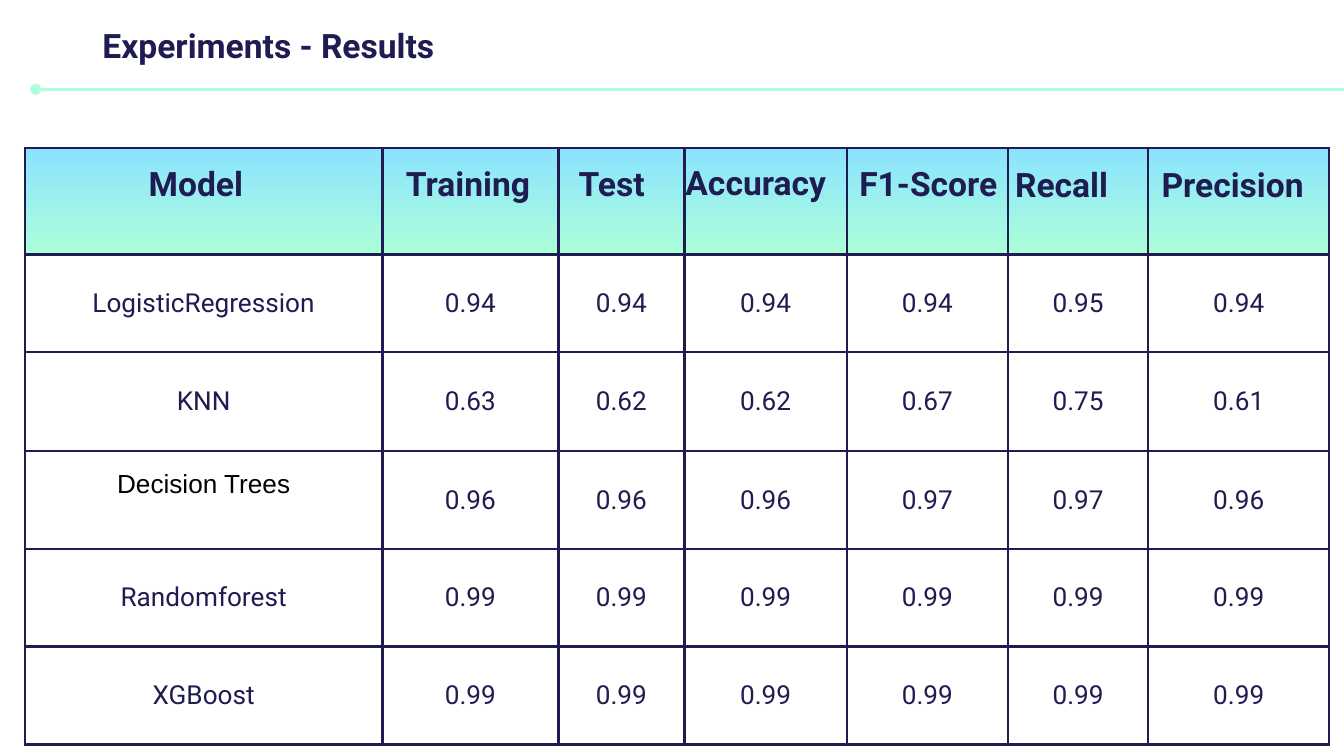
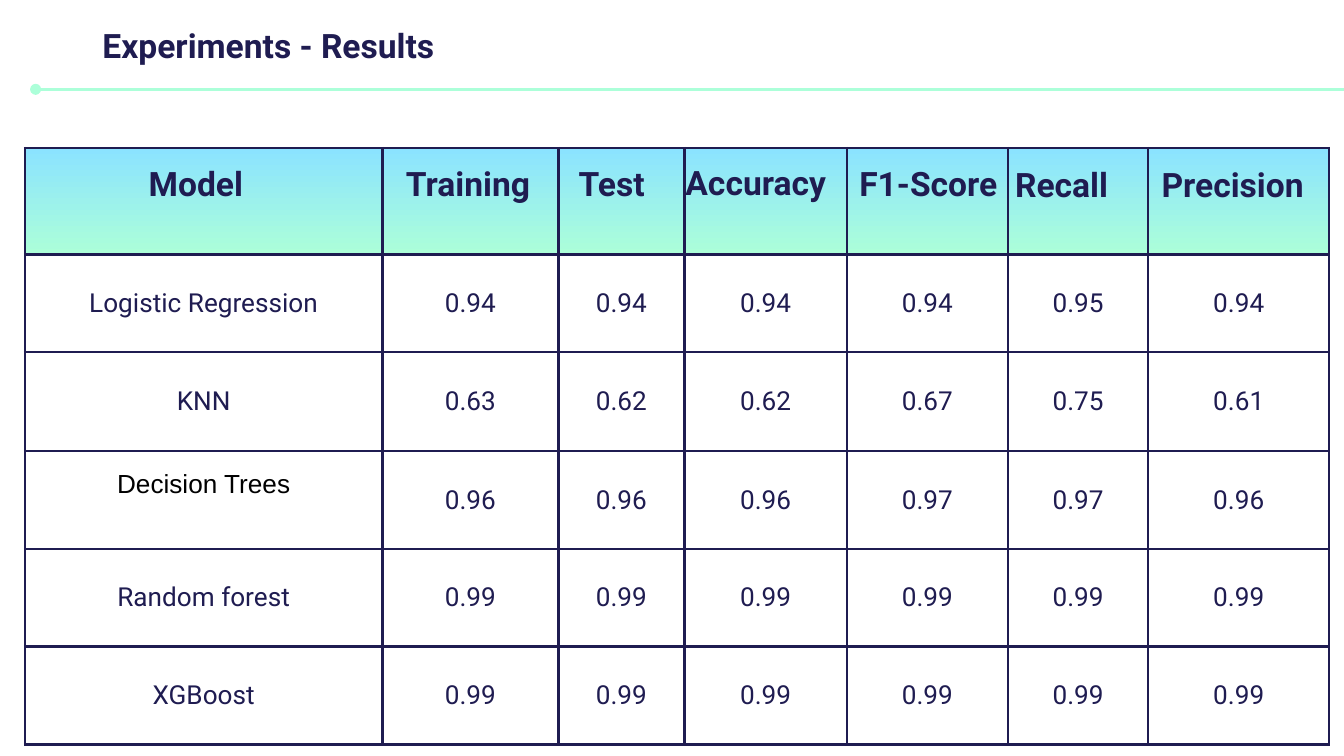
Before and after one commit to ShahadAbdulaziz/Network-Intrusion-detection_Classification, a slide deck: slide 8 of Network Intrusion detection.pptx. Drawn at 1344x756 pixels with LibreOffice and Linux fonts; fonts in the diff are those of the drawing. Boxes give left, top, right and bottom in pixels: in the first picture for what was removed or moved away, otherwise in the second. Text is boxed around its words. In the diff, an @@ line names an element or a change of style, - is before the commit and + after.

```diff
--- a/Network Intrusion detection.pptx
+++ b/Network Intrusion detection.pptx
@@ table at (26,148,1331,745) @@
-row 2, column 1: LogisticRegression
+row 2, column 1: Logistic Regression
-row 5, column 1: Randomforest
+row 5, column 1: Random forest
```
Also in this commit, not shown: 1 other slide changed.
